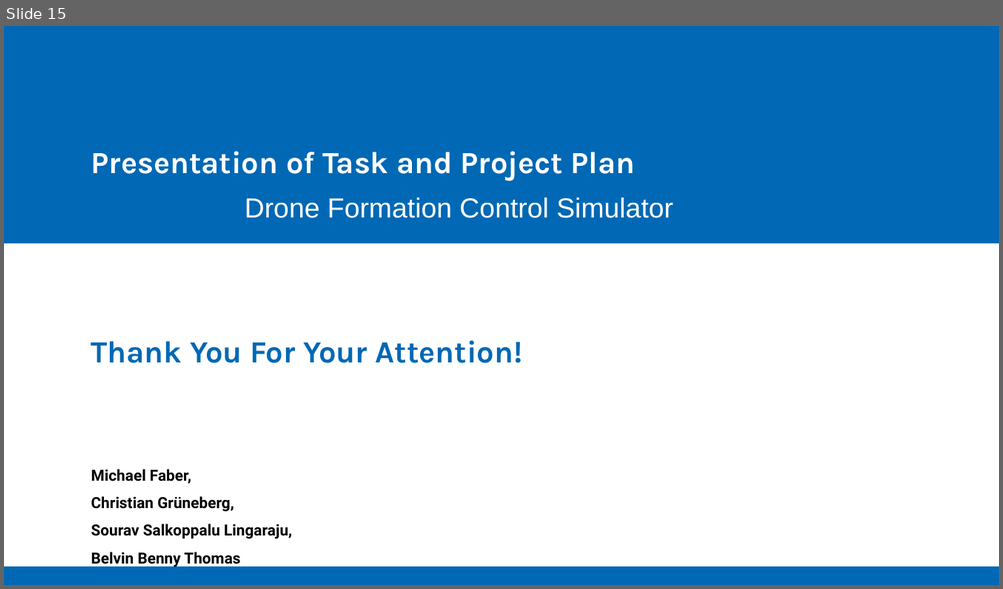
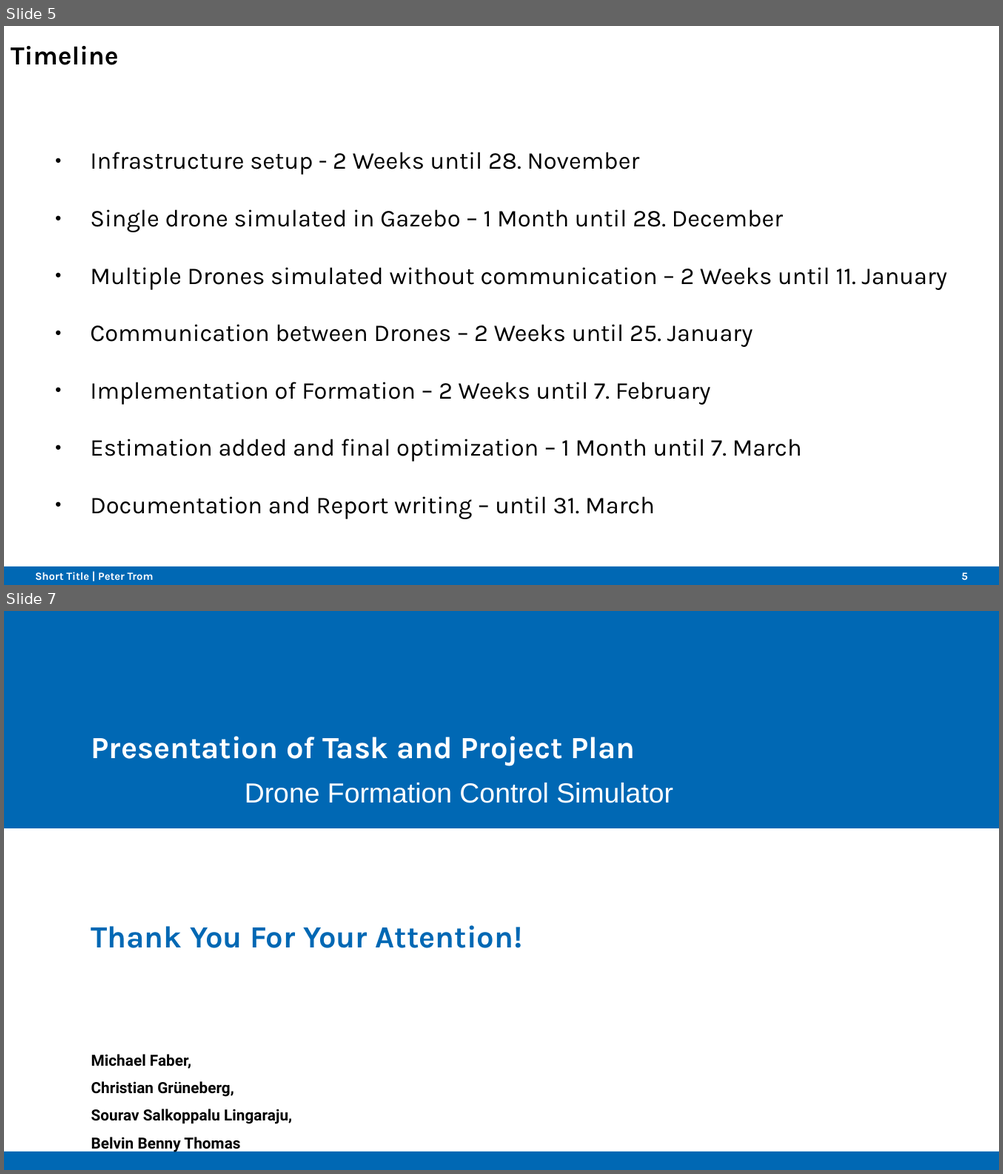
Before and after one commit to Belvin7/Drone_Project_personal-, a slide deck: AMS_Intermediate_Presentation.odp. Shown one above the other, each under a label of ours: slide 15 before the commit, slides 5 and 7 after it; the slides between them are not shown. The pictures are 1003x589 and 1003x1174 pixels, drawn with LibreOffice and Linux fonts; fonts in the diff are those of the drawing; background and template pictures are left out. Boxes give left, top, right and bottom in pixels: in the first picture for what was removed or moved away, otherwise in the second. Text is boxed around its words. In the diff, an @@ line names an element or a change of style, - is before the commit and + after.

```diff
--- a/AMS_Intermediate_Presentation.odp
+++ b/AMS_Intermediate_Presentation.odp
@@ slide 5 added at [4,26,999,585], background #FFFFFF; not listed: 1 template element that a slide beside it also shows @@
@@ title added at [11,46,119,65], 18.9 pt, text #000000, bold @@
+Timeline
@@ text added at [90,152,948,514], 17.5 pt, text #000000 @@
+● Infrastructure setup - 2 Weeks until 28. November
+● Single drone simulated in Gazebo – 1 Month until 28. December
+● Multiple Drones simulated without communication – 2 Weeks until 11. January
+● Communication between Drones – 2 Weeks until 25. January
+● Implementation of Formation – 2 Weeks until 7. February
+● Estimation added and final optimization – 1 Month until 7. March
+● Documentation and Report writing – until 31. March
@@ text added at [35,572,153,581], 7.9 pt, text #FFFFFF, bold @@
+Short Title | Peter Trom
@@ page number added at [961,573,967,581], 7.9 pt, text #FFFFFF, bold @@
+5
@@ what was slide 15 is now slide 7 @@
```
Also in this commit, not shown: 2 slides changed, 3 other slides added, 12 slides removed.
